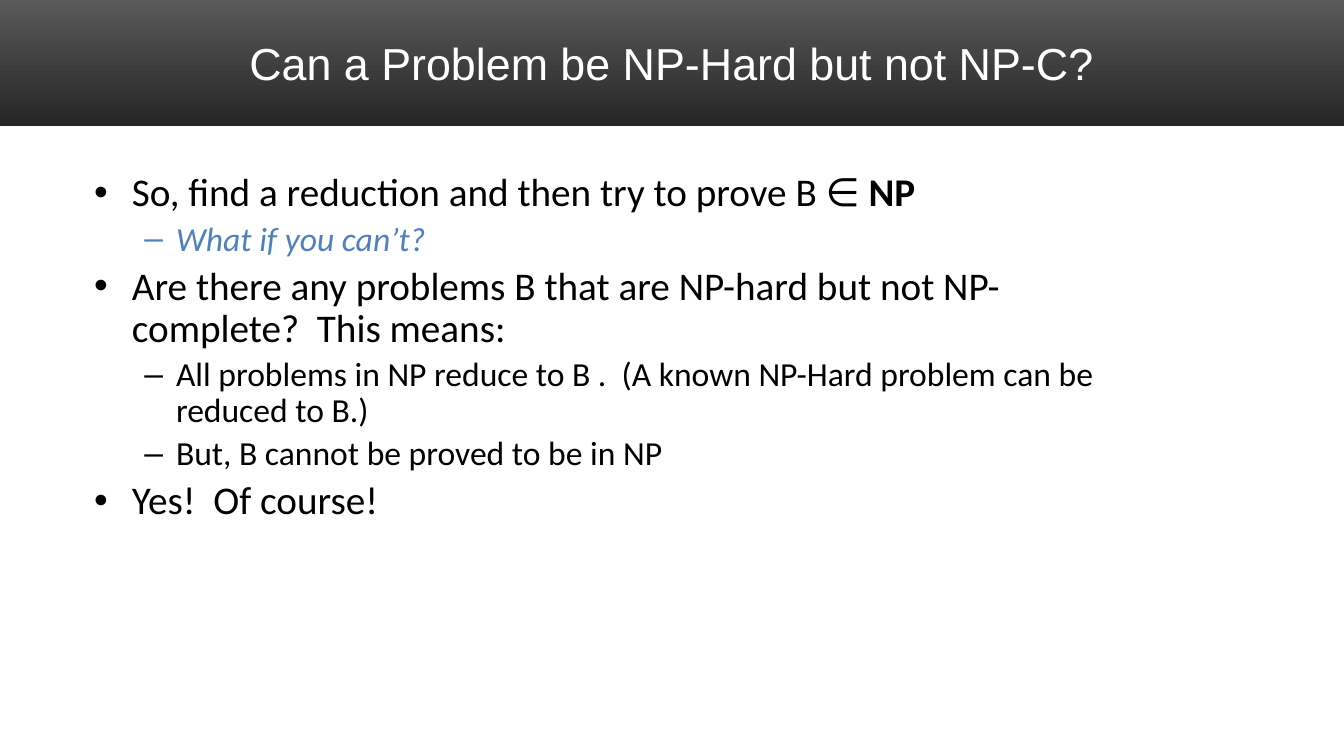
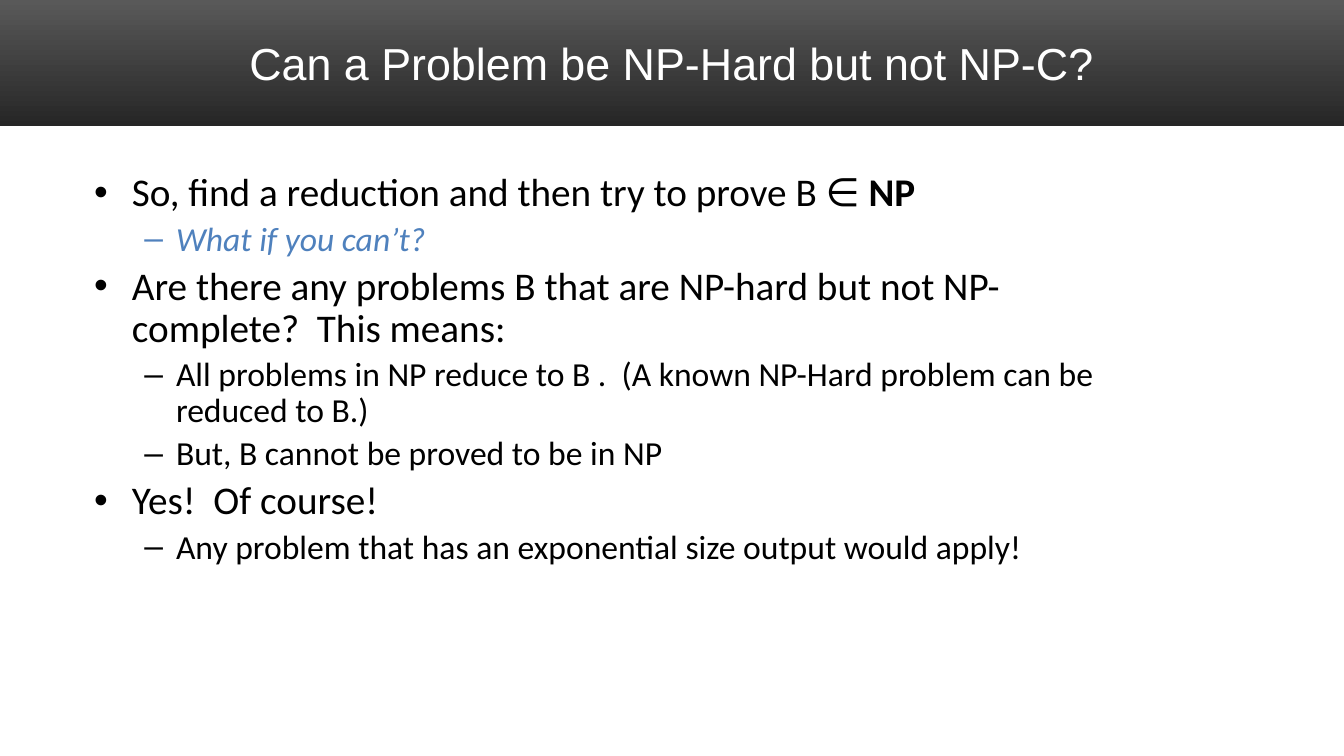
Before and after one commit to markfloryan/dsa2, a slide deck: slide 42 of slides/07-NPCIntro.pptx. Drawn at 1344x756 pixels with LibreOffice and Linux fonts; fonts in the diff are those of the drawing. Boxes give left, top, right and bottom in pixels: in the first picture for what was removed or moved away, otherwise in the second. Text is boxed around its words. In the diff, an @@ line names an element or a change of style, - is before the commit and + after.

Commit message:
slides for today

```diff
--- a/slides/07-NPCIntro.pptx
+++ b/slides/07-NPCIntro.pptx
@@ text at box(176, 535, 1021, 565): paragraph added @@
+  – Any problem that has an exponential size output would apply!
```
Also in this commit, not shown: 2 other files.
